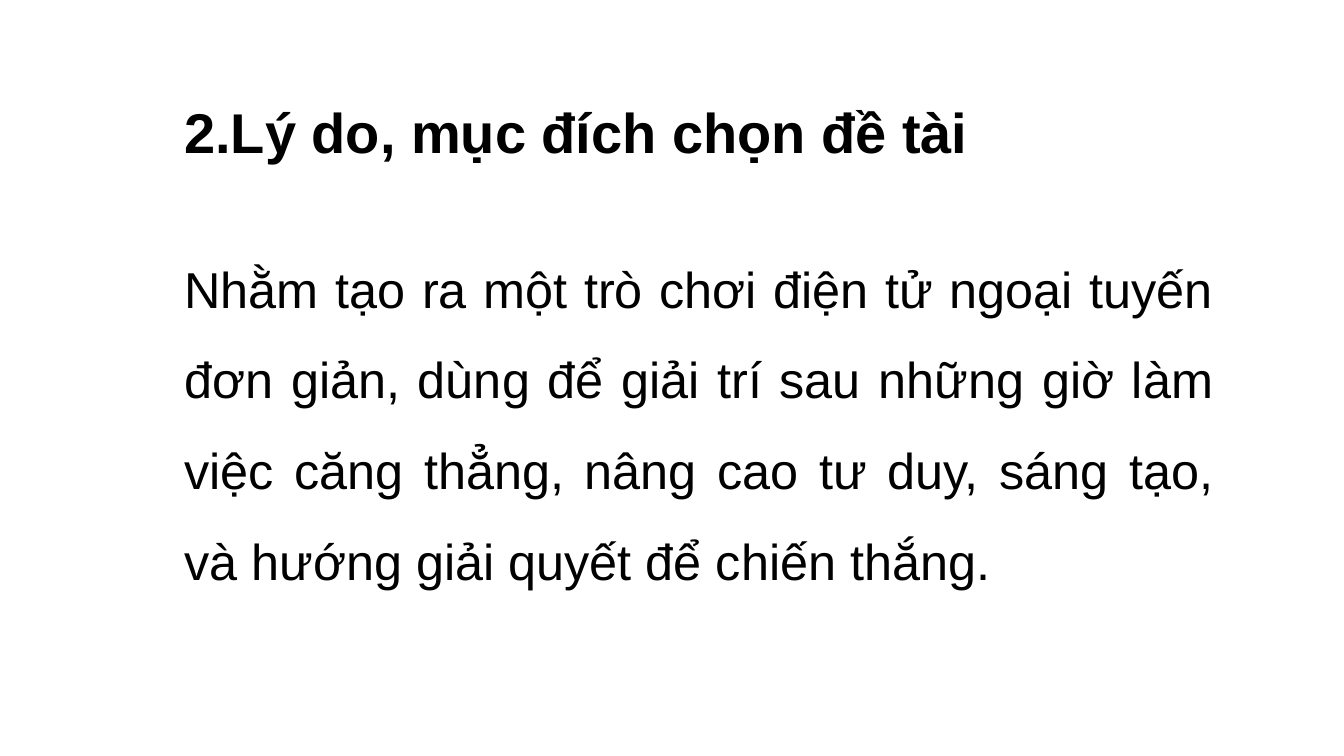
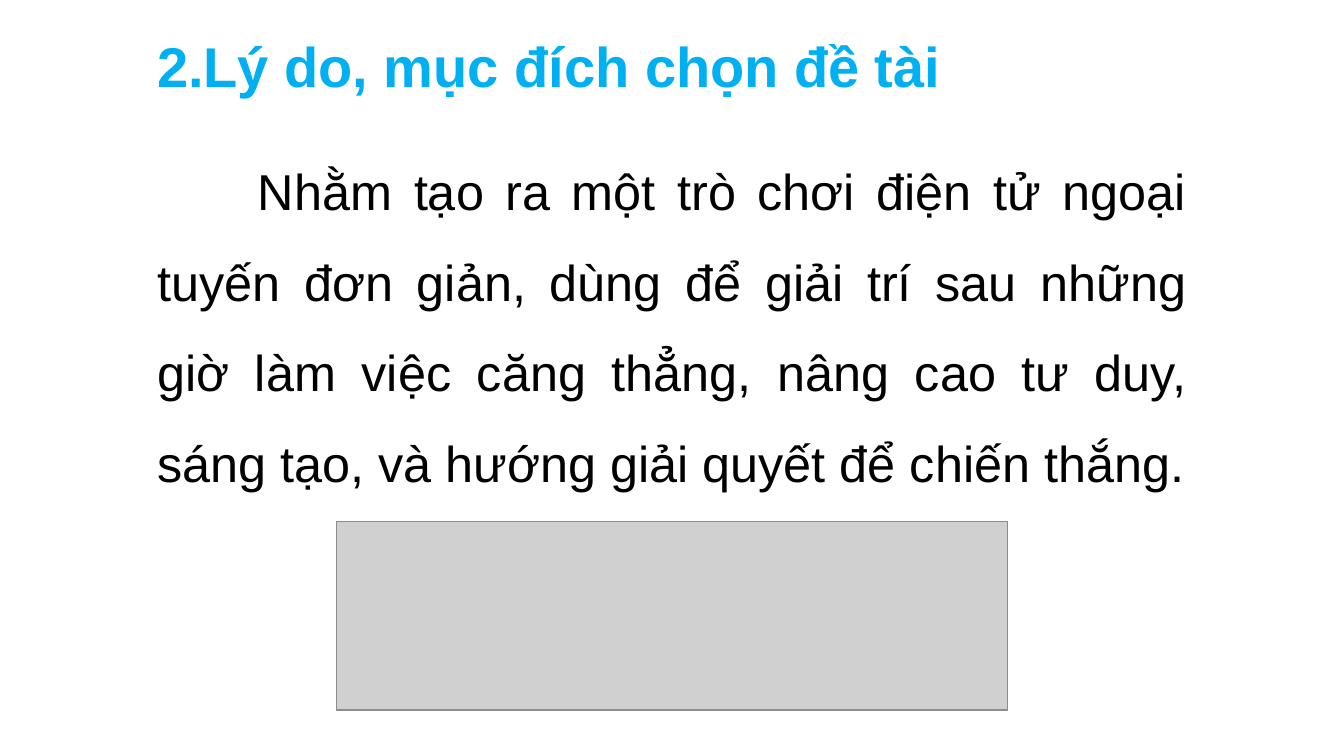
Before and after one commit to AlvinDMartin/Dat-Phuc-Doan1-GameXepHinh, a slide deck: slide 5 of Documents/Slide Bao Cao.pptx. Drawn at 1344x756 pixels with LibreOffice and Linux fonts; fonts in the diff are those of the drawing; grey boxes stand for pictures. Boxes give left, top, right and bottom in pixels: in the first picture for what was removed or moved away, otherwise in the second. Text is boxed around its words. In the diff, an @@ line names an element or a change of style, - is before the commit and + after.

```diff
--- a/Documents/Slide Bao Cao.pptx
+++ b/Documents/Slide Bao Cao.pptx
@@ text "2.Lý do, mục đích chọn ...": place and size @@
-text "2.Lý do, mục đích chọn ..." at <box>184,110,967,163</box>
+text "2.Lý do, mục đích chọn ..." at <box>157,44,940,97</box>
@@ text "2.Lý do, mục đích chọn ..." at <box>157,44,940,97</box>: text colour #000000 to #00B0F0 @@
@@ text "Nhằm tạo ra một trò ...": place and size @@
-text "Nhằm tạo ra một trò ..." at <box>184,268,1213,590</box>
+text "Nhằm tạo ra một trò ..." at <box>157,170,1186,492</box>
@@ picture added at <box>337,521,1008,710</box> @@
```
Also in this commit, not shown: 13 other slides changed, 5 slides added, 3 slides removed.
